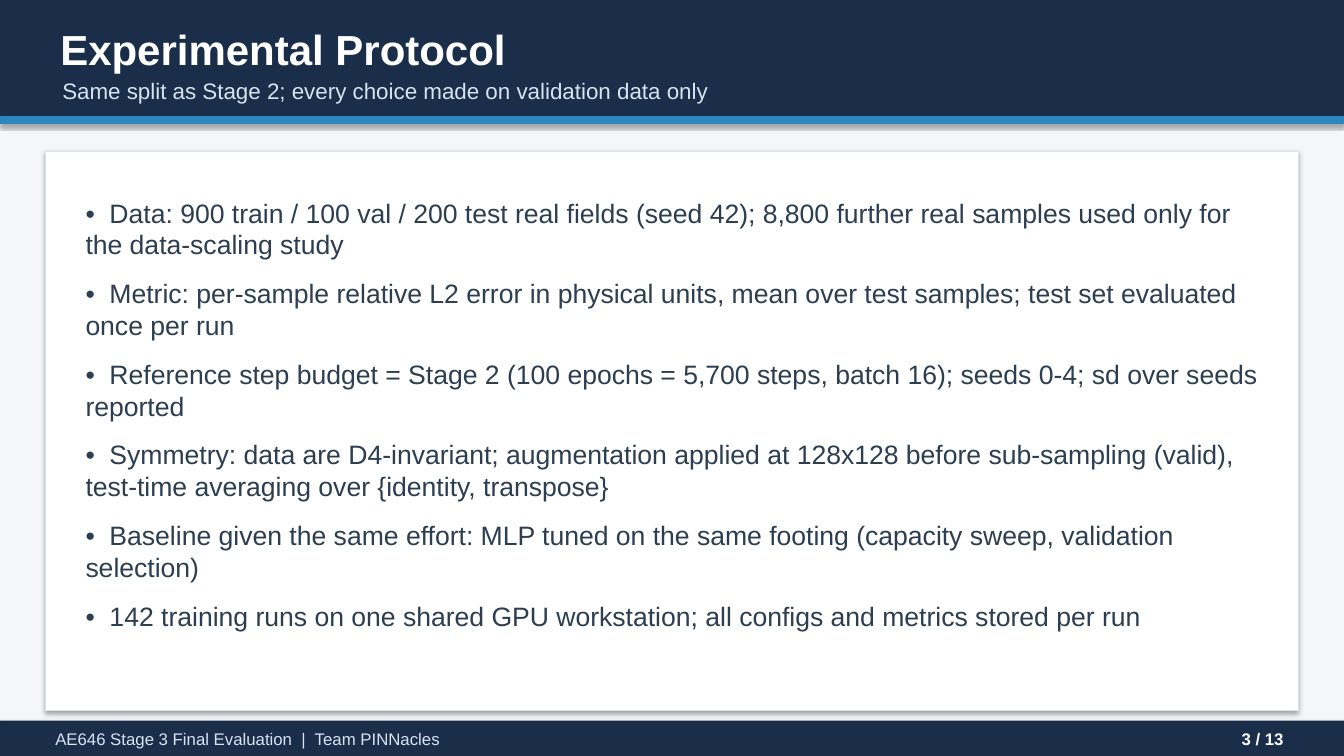
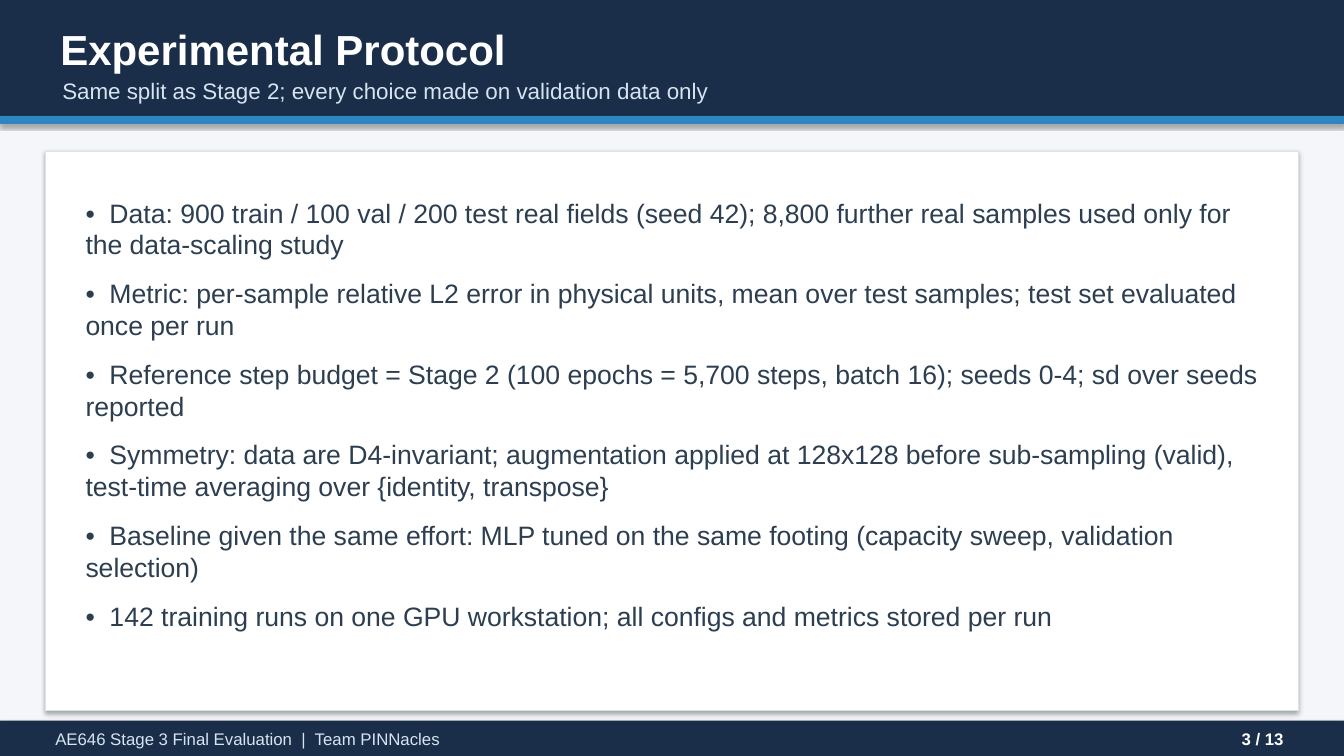
Before and after one commit to ARYAMANN7279/AE646-PINNacles, a slide deck: slide 3 of stage3/PINNacles_Stage3_FinalPresentation.pptx. Drawn at 1344x756 pixels with LibreOffice and Linux fonts; fonts in the diff are those of the drawing. Boxes give left, top, right and bottom in pixels: in the first picture for what was removed or moved away, otherwise in the second. Text is boxed around its words. In the diff, an @@ line names an element or a change of style, - is before the commit and + after.

Commit message:
Stage 3: say 'GPU workstation' for the experiment hardware; notebook fetches stored results when run standalone; rebuild report, deck, zip

```diff
--- a/stage3/PINNacles_Stage3_FinalPresentation.pptx
+++ b/stage3/PINNacles_Stage3_FinalPresentation.pptx
@@ text at (x1=109, y1=606, x2=1052, y2=631): text changed @@
-• 142 training runs on one shared GPU workstation; all configs and metrics stored per run
+• 142 training runs on one GPU workstation; all configs and metrics stored per run
```
Also in this commit, not shown: 1 other slide changed, 11 other files.
